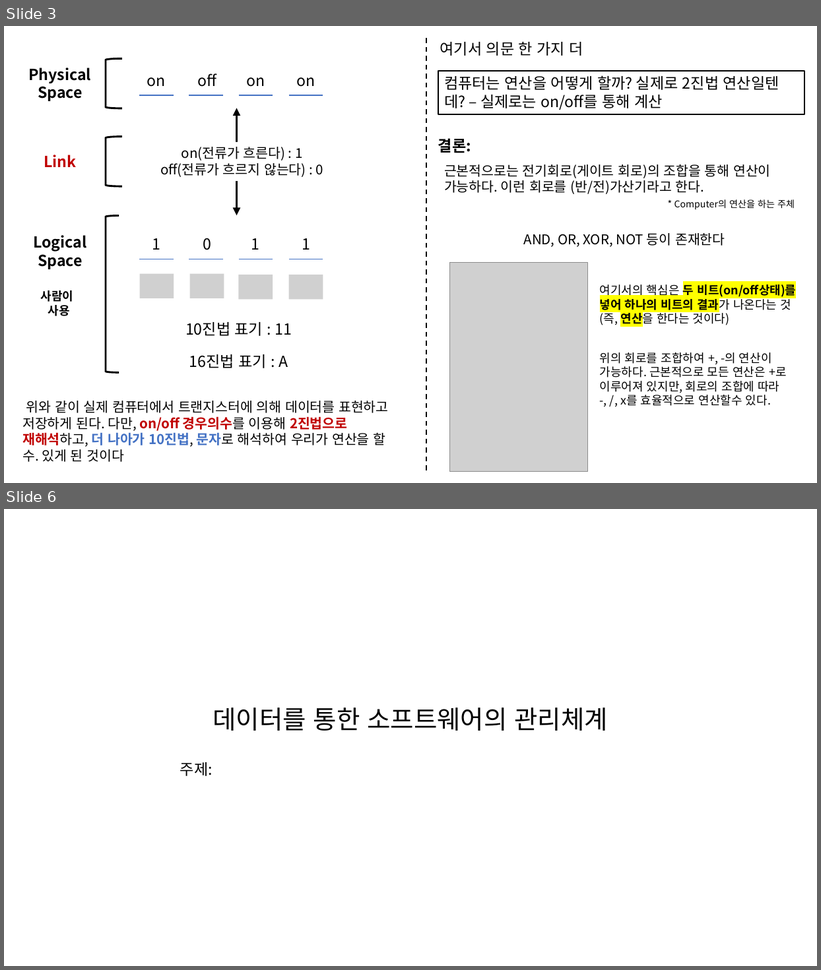
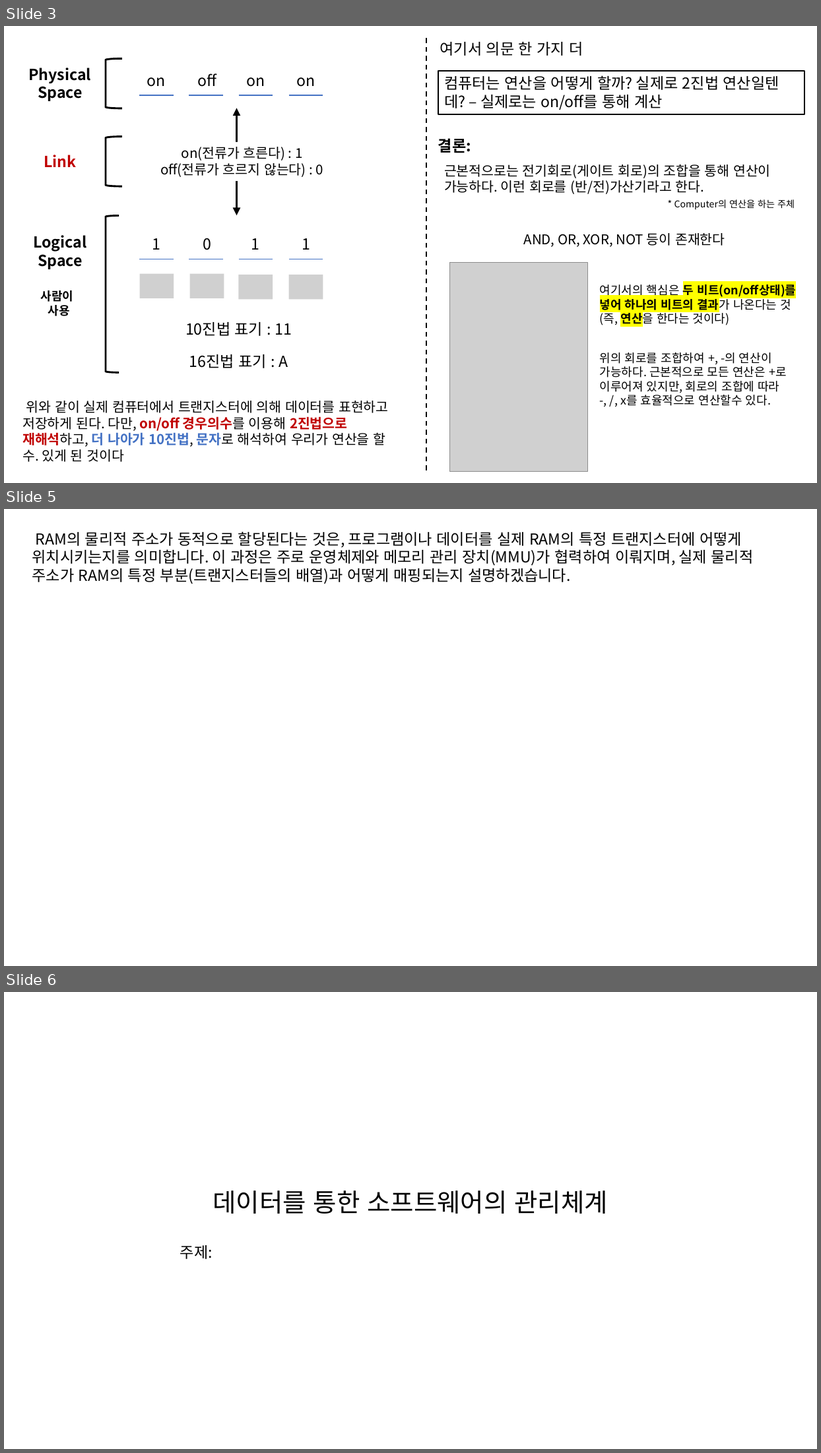
Before and after one commit to taehyuklee/C-CppStudy, a slide deck: CSwithC/CS-explanation.pptx. Shown one above the other, each under a label of ours: slides 3 and 6 before the commit, slides 3, 5 and 6 after it; the slides between them are not shown. The pictures are 821x970 and 821x1453 pixels, drawn with LibreOffice and Linux fonts; fonts in the diff are those of the drawing; grey boxes stand for pictures. Boxes give left, top, right and bottom in pixels: in the first picture for what was removed or moved away, otherwise in the second. Text is boxed around its words. In the diff, an @@ line names an element or a change of style, - is before the commit and + after.

```diff
--- a/CSwithC/CS-explanation.pptx
+++ b/CSwithC/CS-explanation.pptx
@@ slide 5 added at <box>4,509,817,966</box>, background #FFFFFF @@
@@ text added at <box>32,531,754,584</box>, 18 pt, text #000000 @@
+RAM의 물리적 주소가 동적으로 할당된다는 것은, 프로그램이나 데이터를 실제 RAM의 특정 트랜지스터에 어떻게 위치시키는지를 의미합니다. 이 과정은 주로 운영체제와 메모리 관리 장치(MMU)가 협력하여 이뤄지며, 실제 물리적 주소가 RAM의 특정 부분(트랜지스터들의 배열)과 어떻게 매핑되는지 설명하겠습니다.
```
Also in this commit, not shown: 1 slide changed, 1 slide removed.
